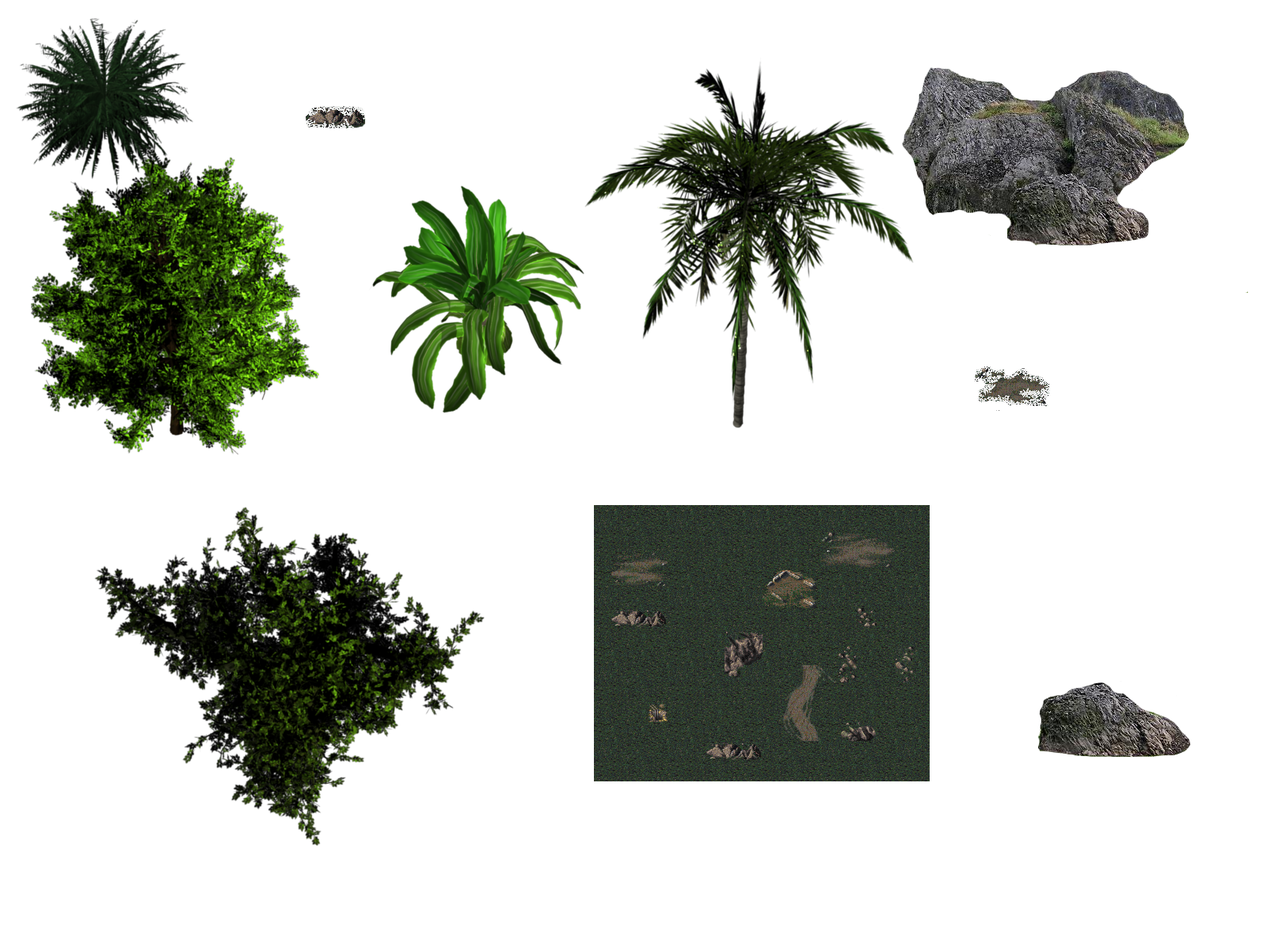
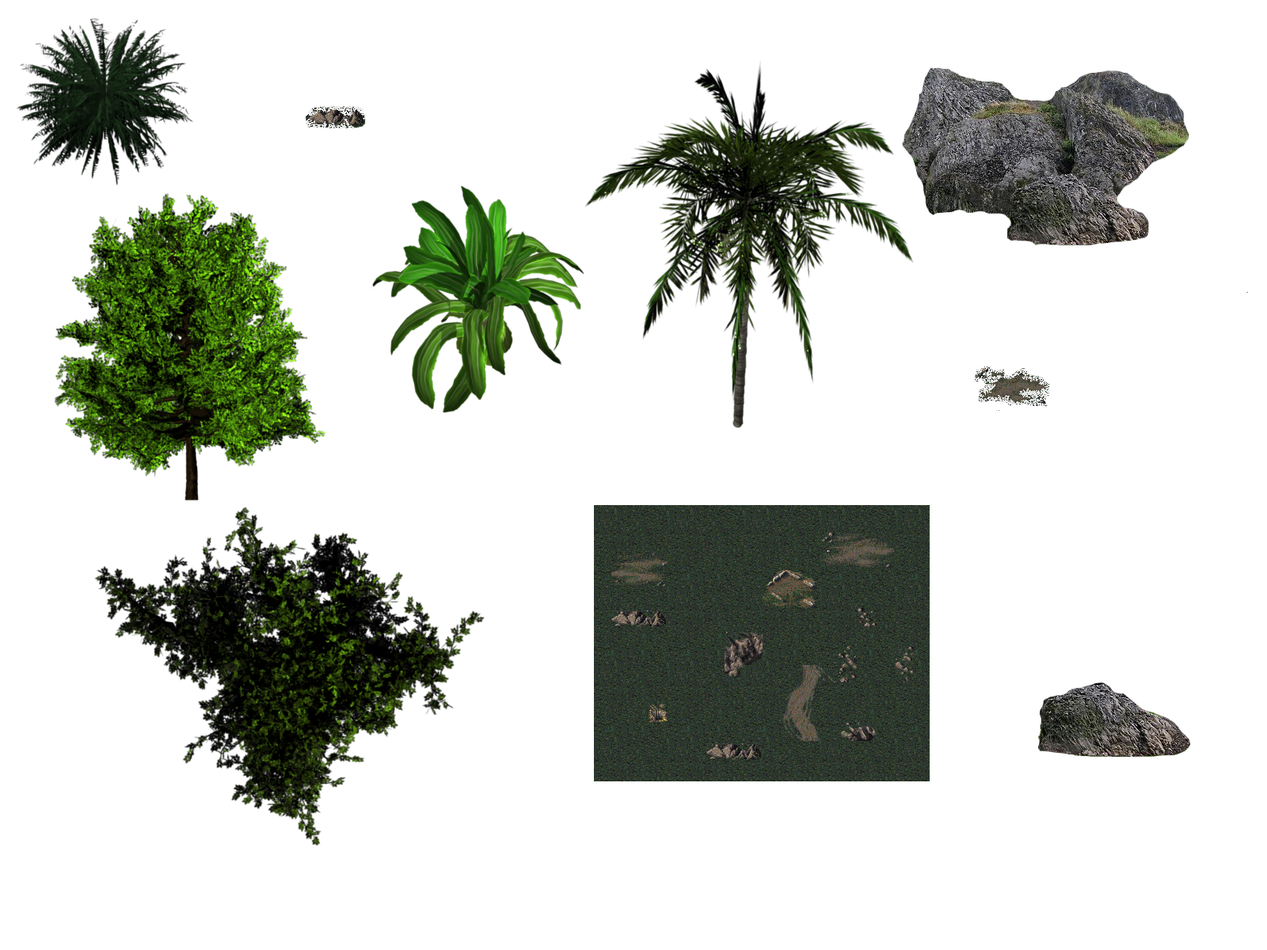
Before/after of a 1267x950 layered artwork. What changed in the layer stack:
added layer "Clipboard#6" above "Background" over [54, 192, 326, 502]
painted on "Background" over [30, 147, 320, 456]
